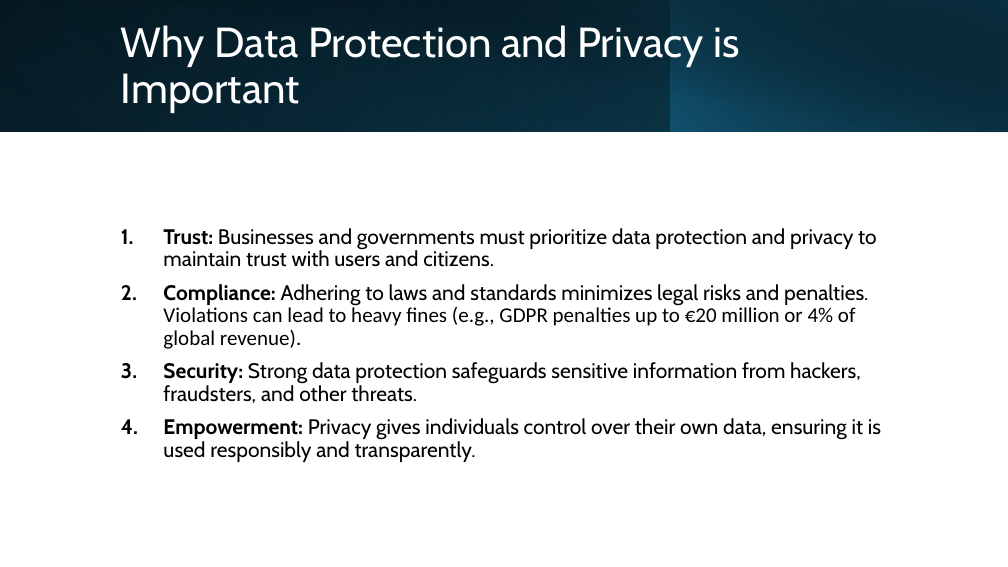
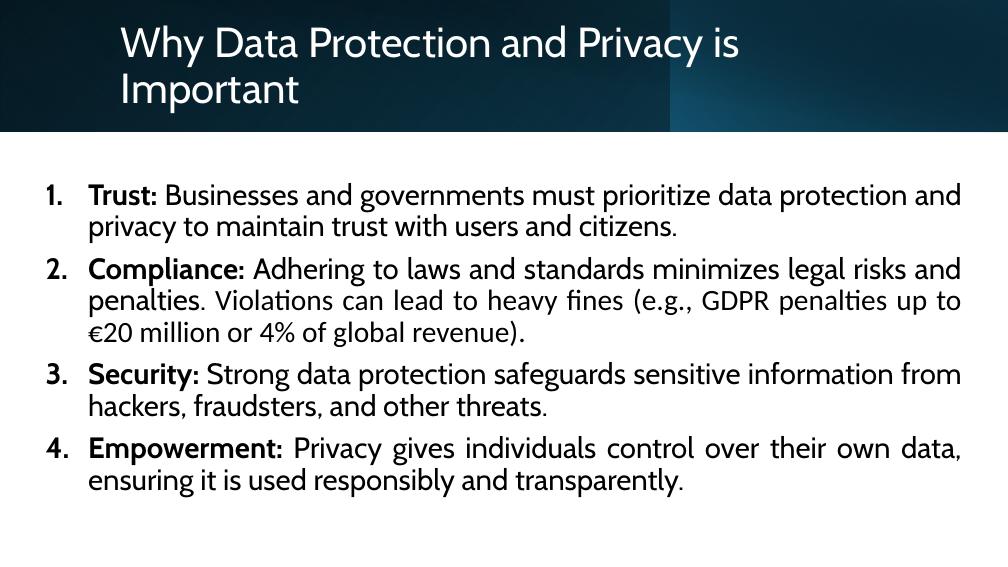
Before and after one commit to shakiliitju/M.Sc-in-ICT, a slide deck: slide 6 of Semester 2/Applied Cyber Security/Lecture/L7.pptx (slide 7 before the commit). Drawn at 1008x567 pixels with LibreOffice and Linux fonts; fonts in the diff are those of the drawing. Boxes give left, top, right and bottom in pixels: in the first picture for what was removed or moved away, otherwise in the second. Text is boxed around its words. In the diff, an @@ line names an element or a change of style, - is before the commit and + after.

```diff
--- a/Semester 2/Applied Cyber Security/Lecture/L7.pptx
+++ b/Semester 2/Applied Cyber Security/Lecture/L7.pptx
@@ text "Trust: Businesses and governments must ...": place and size @@
-text "Trust: Businesses and governments must ..." at (163, 228, 881, 462)
+text "Trust: Businesses and governments must ..." at (88, 183, 962, 497)
@@ text "Trust: Businesses and governments must ..." at (88, 183, 962, 497): size 20 to 28 pt; alignment left to justified @@
```
Also in this commit, not shown: 25 other slides changed, 2 slides removed.
